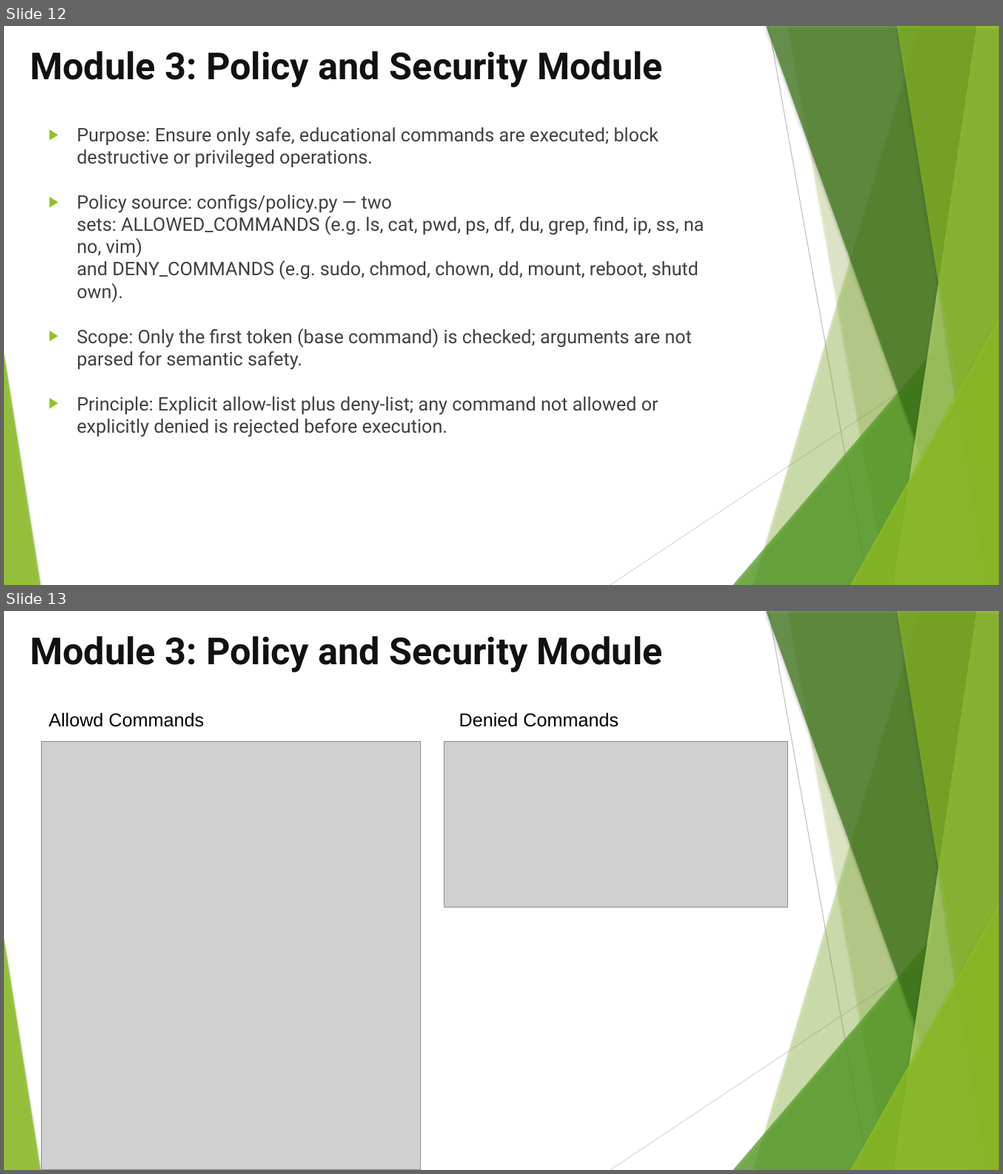
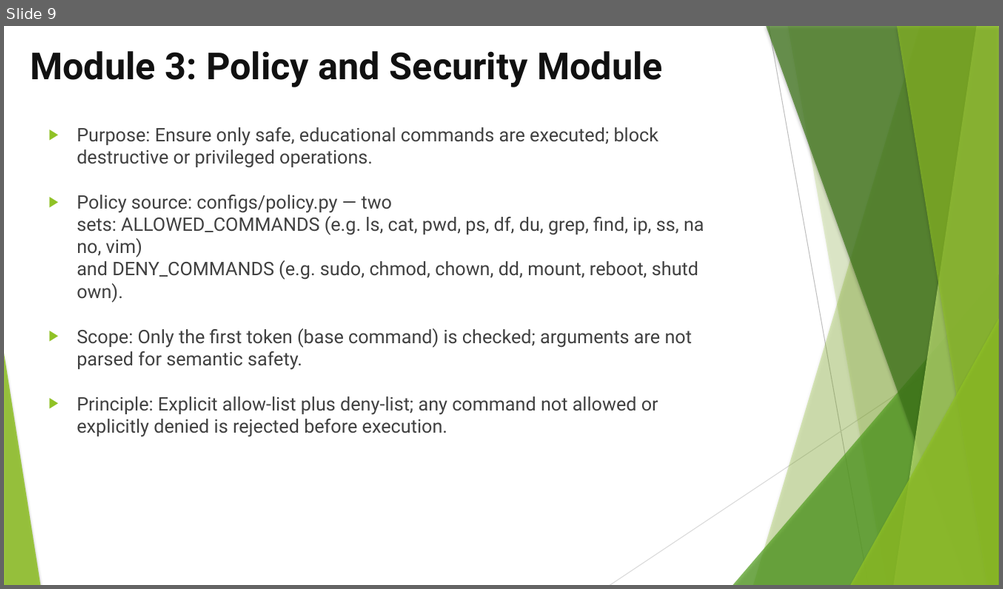
Before and after one commit to SridharanThangaraji/penguide, a slide deck: Team-13.pptx. Shown one above the other, each under a label of ours: slides 12 and 13 before the commit, slide 9 after it. The pictures are 1003x1174 and 1003x589 pixels, drawn with LibreOffice and Linux fonts; fonts in the diff are those of the drawing; grey boxes stand for pictures. Boxes give left, top, right and bottom in pixels: in the first picture for what was removed or moved away, otherwise in the second. Text is boxed around its words. In the diff, an @@ line names an element or a change of style, - is before the commit and + after.

```diff
--- a/Team-13.pptx
+++ b/Team-13.pptx
@@ slide 13 removed at [4, 611, 999, 1170], background #FFFFFF; not listed: 10 template elements that a slide beside it also shows @@
@@ text removed at [30, 636, 663, 672] @@
-Module 3: Policy and Security Module
@@ text removed at [48, 712, 204, 727] @@
-Allowd Commands
@@ text removed at [459, 712, 618, 727] @@
-Denied Commands
@@ picture removed at [41, 741, 421, 1170] @@
@@ picture removed at [444, 741, 788, 908] @@
@@ what was slide 12 is now slide 9 @@
```
Also in this commit, not shown: 6 slides added, 5 other slides removed, 1 other file.
